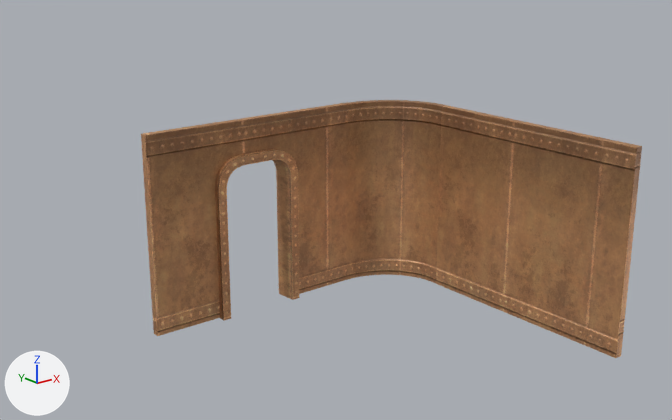
One commit to the FBX model Assets/Assets/DinandSpul/FBX's/BasicKit/Wall_1_E.fbx: the scene before it, then after it.
One viewpoint serves both versions: a camera (50 mm lens) standing at (-4.86, -9.7, 4.92) and looking at (2.53, -0.47, 1.23). The lights are fixed; the arrows at lower left show +X, +Y and +Z. The first picture is the older version. Where no turn or scale is listed for an object, it has been applied to the vertices.

Objects in the first picture: 'Wall_1_E'.
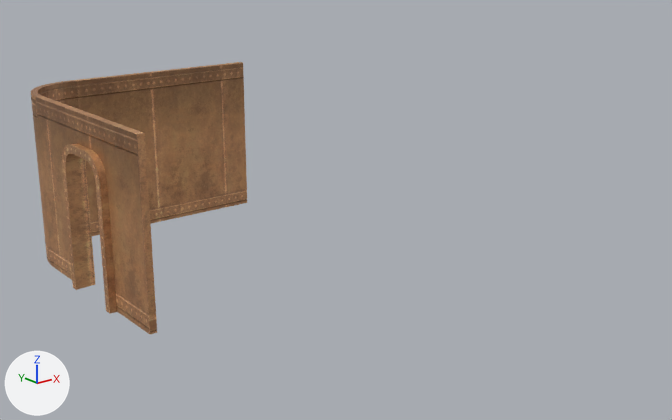
Boxes [x1, y1, x2, y2] around the edits, measured in the pictures (672 x 420 px; the box of a moved part takes in the faces that stretch with it):
'Wall_1_E', reshaped (57% narrower): before [141, 100, 642, 358]; after [31, 62, 247, 334]
part 1 of me_plane_009, moved or reshaped: before [215, 149, 300, 321]; after [62, 144, 117, 314]
part 2 of me_plane_009, moved or reshaped: before [141, 100, 642, 358]; after [31, 62, 247, 334]

Edits to the bpy script that builds the scene:
```text
Change me_plane_009:
    used by ob_wall_1_e; location = (0.0, 0.0, 0.0)
    remove me_plane_009.from_pydata(...)  # 168 vertices, 152 faces; spans x 0.0..4.0, y -4.0..0.1, z -0.01..2.54
    add me_plane_009.from_pydata(...)  # 168 vertices, 152 faces; spans x -0.15..4.0, y 0.0..4.05, z -0.01..2.54
    me_plane_009 part 1: the loose piece of 84 vertices spanning x 0.89..2.11, y -0.2..0.1, z -0.01..2.11 is turned 90 degrees about the z axis through its middle, then moved by (-1.5, 1.55, 0.0)
    me_plane_009 part 2: 84 of 168 vertices moved; they spanned x 0.0..4.0, y -4.0..0.0, z 0.0..2.54 and now span x -0.05..4.0, y 0.0..4.05, z 0.0..2.54; mean shift (-2.51, 3.47, 0.0); largest move (4.0, -4.0, 0.0) -> (4.0, 4.05, 0.0)
```
